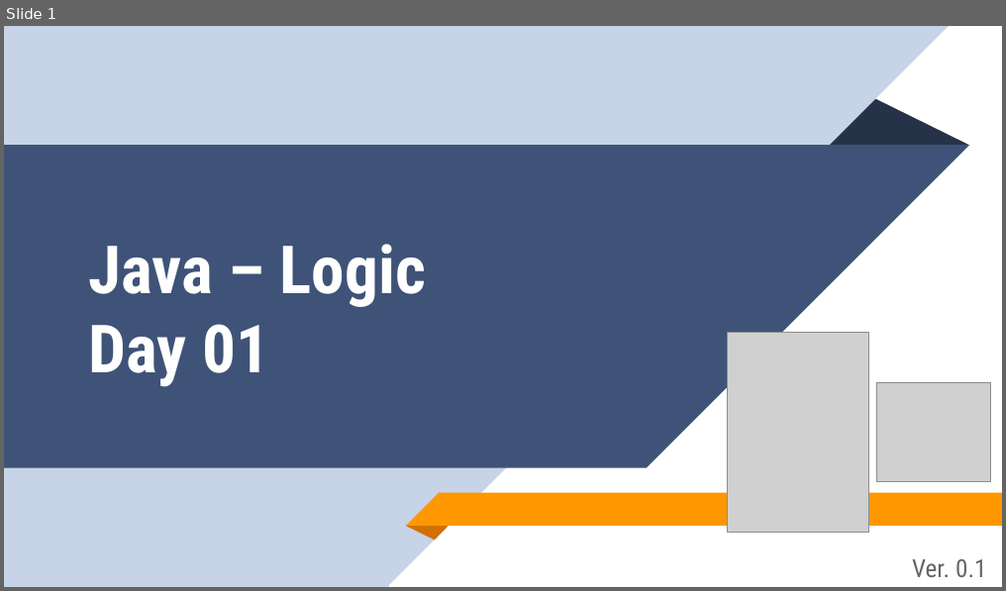
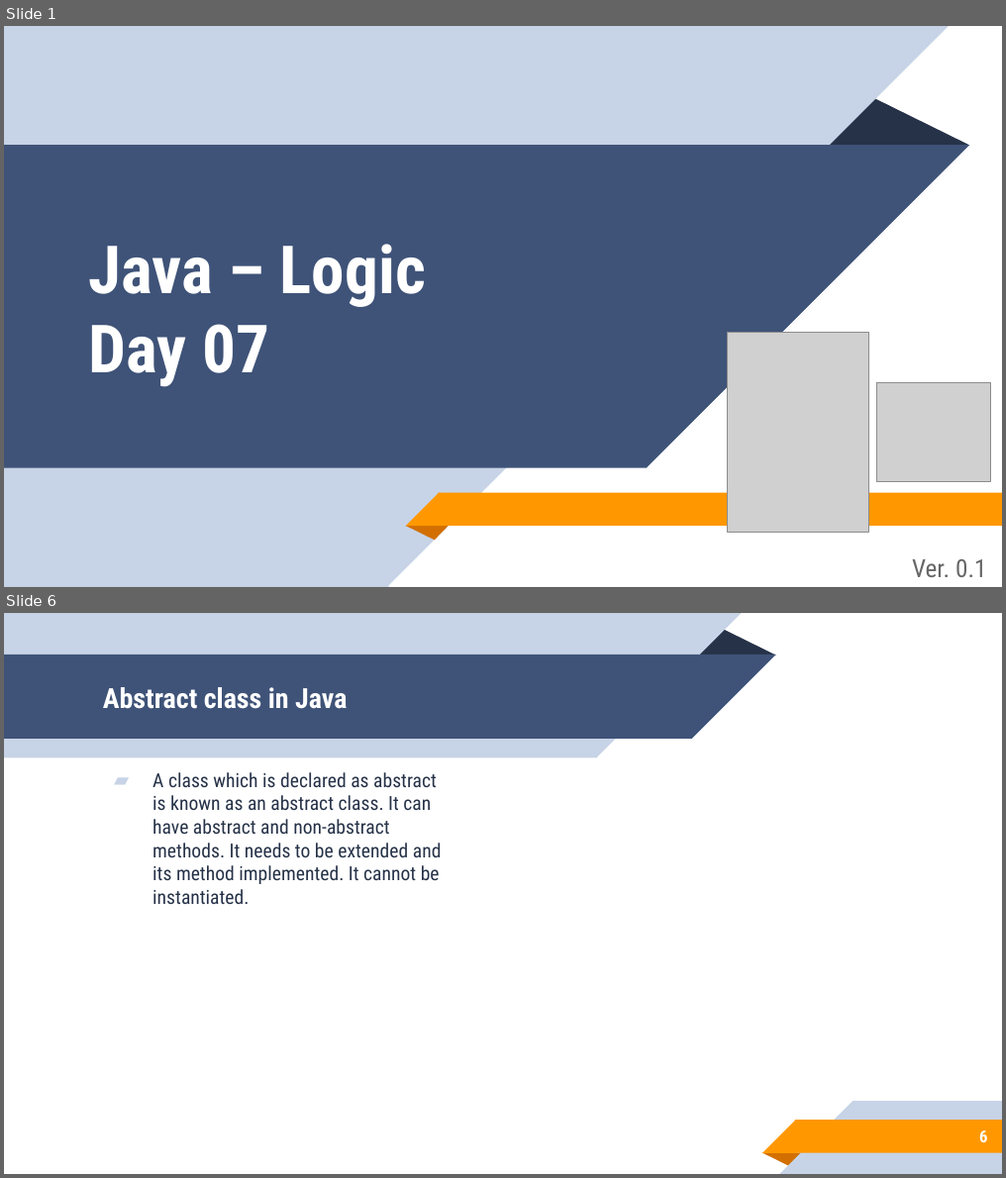
Before and after one commit to aronipurwanto/materi-xa, a slide deck: java/java-logic/Slide-Java-Logic-07.pptx. Shown one above the other, each under a label of ours: slide 1 before the commit, slides 1 and 6 after it; the slides between them are not shown. The pictures are 1006x591 and 1006x1178 pixels, drawn with LibreOffice and Linux fonts; fonts in the diff are those of the drawing; grey boxes stand for pictures. Boxes give left, top, right and bottom in pixels: in the first picture for what was removed or moved away, otherwise in the second. Text is boxed around its words. In the diff, an @@ line names an element or a change of style, - is before the commit and + after.

Commit message:
update logic 6

```diff
--- a/java/java-logic/Slide-Java-Logic-07.pptx
+++ b/java/java-logic/Slide-Java-Logic-07.pptx
@@ slide 6 added at (4,613,1002,1174), background #FFFFFF @@
@@ group added at (4,613,775,758): 2 rectangles, 2 right triangles, 1 triangle @@
@@ title added at (103,687,347,709), 20 pt, text #FFFFFF, bold @@
+Abstract class in Java
@@ text added at (152,772,442,904), 14 pt, text #263248 @@
+▰ A class which is declared as abstract is known as an abstract class. It can have abstract and non-abstract methods. It needs to be extended and its method implemented. It cannot be instantiated.
@@ group added at (762,1101,1002,1173): 2 rectangles, 2 right triangles, 1 triangle @@
@@ page number added at (979,1131,987,1143), 12 pt, text #FFFFFF, bold @@
+6
@@ slide 1 changed as well @@
@@ title at (89,244,426,387): text changed @@
-Java – Logic
-Day 01
+Java – Logic
+Day 07
```
Also in this commit, not shown: 12 other slides changed, 39 other slides added, 21 slides removed, 41 other files.
